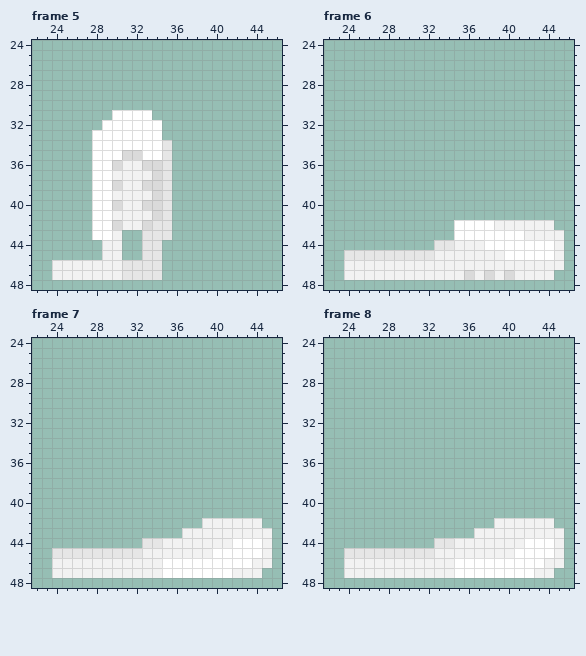
Pixel-art file -- Assets/Art/Characters/Player/Death/Player_Death.aseprite. That is the earlier state.
64x64 pixels, 8 frames. Shown: frame 5: x 22..46, y 24..48; frame 6: x 22..46, y 24..48; frame 7: x 22..46, y 24..48; frame 8: x 22..46, y 24..48. The commit also changed other frames, which this record leaves out.
New version:
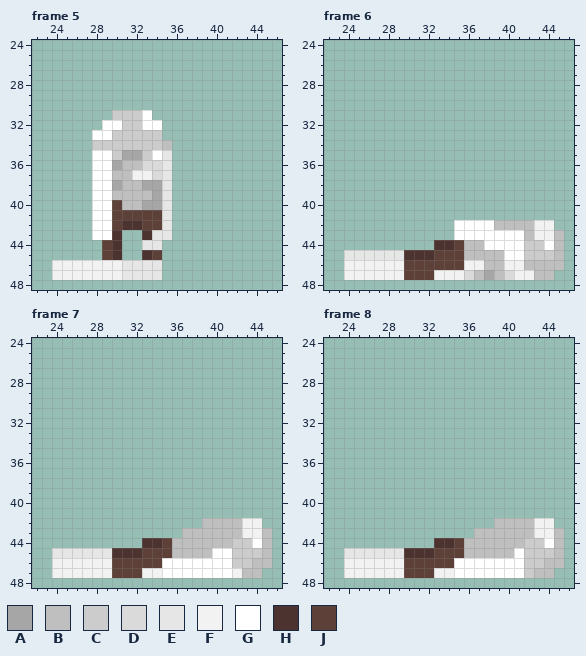
Palette (. is transparent): A #a6a6a6  B #bfbfbf  C #cccccc  D #dadada  E #e6e6e6  F #f2f2f2  G #ffffff  H #4d3330  J #5d4037
What changed:
layer "Legs/Tattered" added
layer "Chest/Tattered" added
--- frame 5, layers "Chest/Tattered", "Legs/Tattered"
@@ x 26..37 @@
 30 ............
-31 ....GGGG....
-32 ...GGGGGG...
-33 ..GGGGGGG...
-34 ..GGGGGGGE..
-35 ..GGGDDGGE..
-36 ..GGDFFDDE..
-37 ..GGFFFFDE..
-38 ..GGDFFDDE..
-39 ..GGFFFFDE..
-40 ..GGDFFDDE..
-41 ..GGFFFFDE..
-42 ..GGDFFDEE..
-43 ..GGF..EEE..
-44 ...FF..EE...
-45 ...FF..EE...
+31 ....CCCG....
+32 ...GGCCGG...
+33 ..GGCCCCC...
+34 ..CCCCCCCB..
+35 ..GGCAACGE..
+36 ..GGABBDDE..
+37 ..GGBBFFDE..
+38 ..GGABBAAE..
+39 ..GGBBBBAE..
+40 ..GGJBBAAE..
+41 ..GGJJJJJE..
+42 ..GGJHHJJE..
+43 ..GGH..HEE..
+44 ...JH..EE...
+45 ...JH..HJ...
 46 FFFFFEEEE...
--- frame 6, layers "Chest/Tattered", "Legs/Tattered"
@@ x 22..46 @@
 41 .........................
-42 .............GGGGFFFFFF..
-43 .............GGGGGGGFFFF.
-44 ...........EEFFFGGGGGGGF.
-45 ..EEEEEEEEEFFFFFFFGGGGGF.
-46 ..FFFFFFFFFFFFFFFFFFFFFF.
-47 ..FFFFFFFFFFFFDFDFDFFFF..
+42 .............GGGGBBBBFF..
+43 .............GGGGGGGBFFB.
+44 ...........HHJBBGGGGCCGB.
+45 ..EEEEEEHHHJJJBBBBGGCCCB.
+46 ..FFFFFFJJJJJJFFBBFFBBBB.
+47 ..FFFFFFJJJFFFDBABDFFBB..
 48 .........................
--- frame 7, layers "Chest/Tattered", "Legs/Tattered"
@@ x 22..46 @@
 41 .........................
-42 .................FFFFFF..
-43 ...............FFFFFFFFF.
-44 ...........EEFFFFFFFGGGF.
-45 ..EEEEEEEEEFFFFFFFGGGGGF.
-46 ..FFFFFFFFFFFGGGGGGGGGFF.
-47 ..FFFFFFFFFFFGGGGGGGFFF..
+42 .................BBBBFF..
+43 ...............BBBBBBFFB.
+44 ...........HHJBBBBBBCCGB.
+45 ..EEEEEEHHHJJJBBBBGGCCCB.
+46 ..FFFFFFJJJJJGGGGGGGCCBB.
+47 ..FFFFFFJJJFFGGGGGGGFBB..
 48 .........................
--- frame 8, layers "Chest/Tattered", "Legs/Tattered"
@@ x 22..46 @@
 41 .........................
-42 .................FFFFFF..
-43 ...............FFFFFFFFF.
-44 ...........EEFFFFFFFGGGF.
-45 ..EEEEEEEEEFFFFFFFFGGGGF.
-46 ..FFFFFFFFFFFGGGGGGGGGFF.
-47 ..FFFFFFFFFFFGGGGGGGGFF..
+42 .................BBBBFF..
+43 ...............BBBBBBFFB.
+44 ...........HHJBBBBBBCCGB.
+45 ..EEEEEEHHHJJJBBBBBGCCCB.
+46 ..FFFFFFJJJJJGGGGGGGCCBB.
+47 ..FFFFFFJJJFFGGGGGGGCBB..
 48 .........................
Changed places in both pictures, as pixel boxes (x1, y1, x2, y2):
changed: (92, 110, 172, 260)
changed: (404, 220, 564, 280)
changed: (112, 518, 272, 578)
changed: (404, 518, 564, 578)
